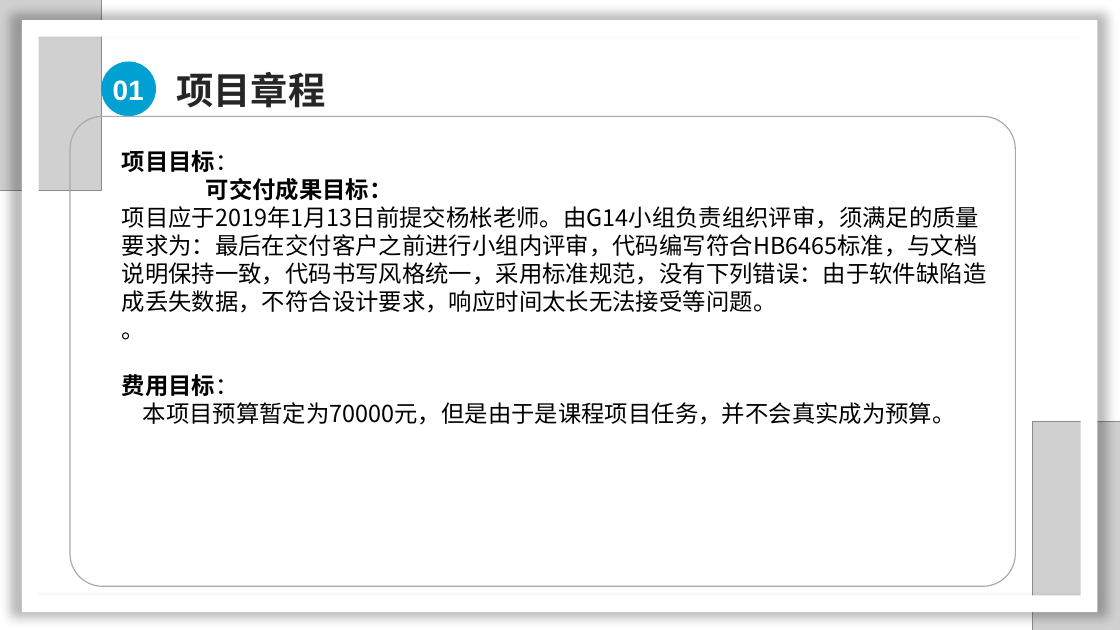
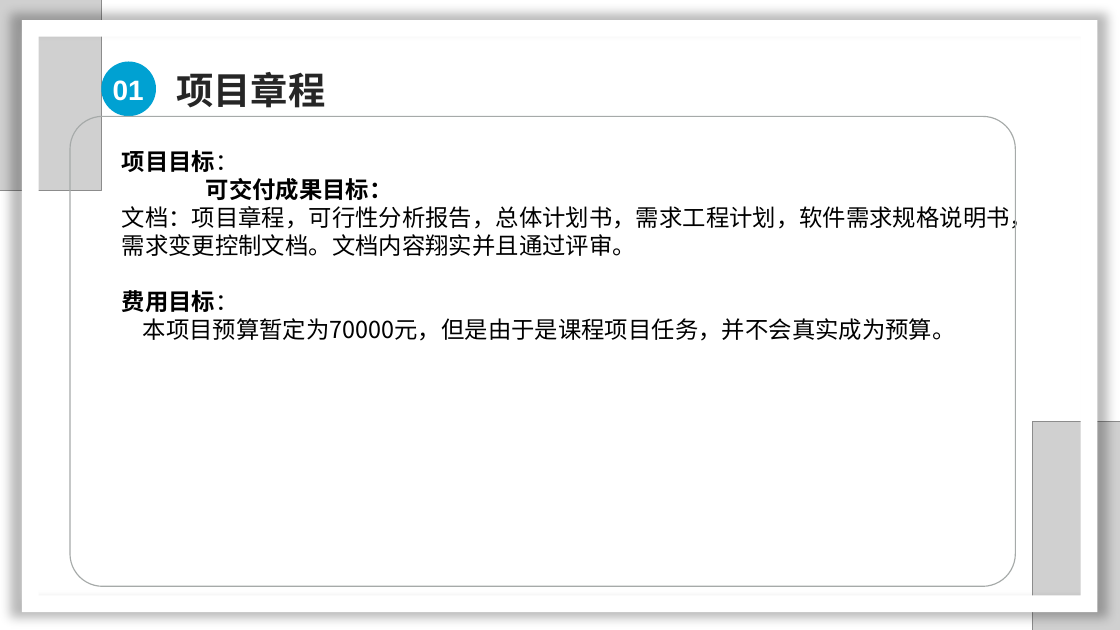
Before and after one commit to SarielX98/PRD2018G14, a slide deck: slide 6 of 受控文档/2项目计划/PRD2018-G14-软件需求工程审核PPT.pptx. Drawn at 1120x630 pixels with LibreOffice and Linux fonts; fonts in the diff are those of the drawing; grey boxes stand for pictures; background and template pictures are left out. Boxes give left, top, right and bottom in pixels: in the first picture for what was removed or moved away, otherwise in the second. Text is boxed around its words. In the diff, an @@ line names an element or a change of style, - is before the commit and + after.

```diff
--- a/受控文档/2项目计划/PRD2018-G14-软件需求工程审核PPT.pptx
+++ b/受控文档/2项目计划/PRD2018-G14-软件需求工程审核PPT.pptx
@@ text at [122, 202, 1033, 256]: text changed @@
-项目应于2019年1月13日前提交杨枨老师。由G14小组负责组织评审，须满足的质量
-要求为：最后在交付客户之前进行小组内评审，代码编写符合HB6465标准，与文档
-说明保持一致，代码书写风格统一，采用标准规范，没有下列错误：由于软件缺陷造
-成丢失数据，不符合设计要求，响应时间太长无法接受等问题。
-。
+文档：项目章程，可行性分析报告，总体计划书，需求工程计划，软件需求规格说明书，
+需求变更控制文档。文档内容翔实并且通过评审。
```
Also in this commit, not shown: 4 other slides changed, 1 slide added.
